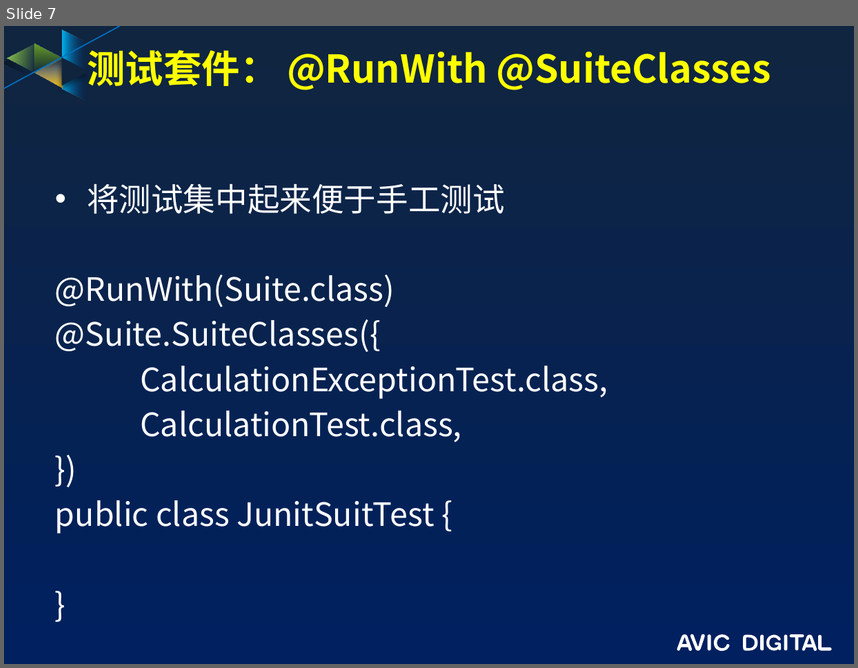
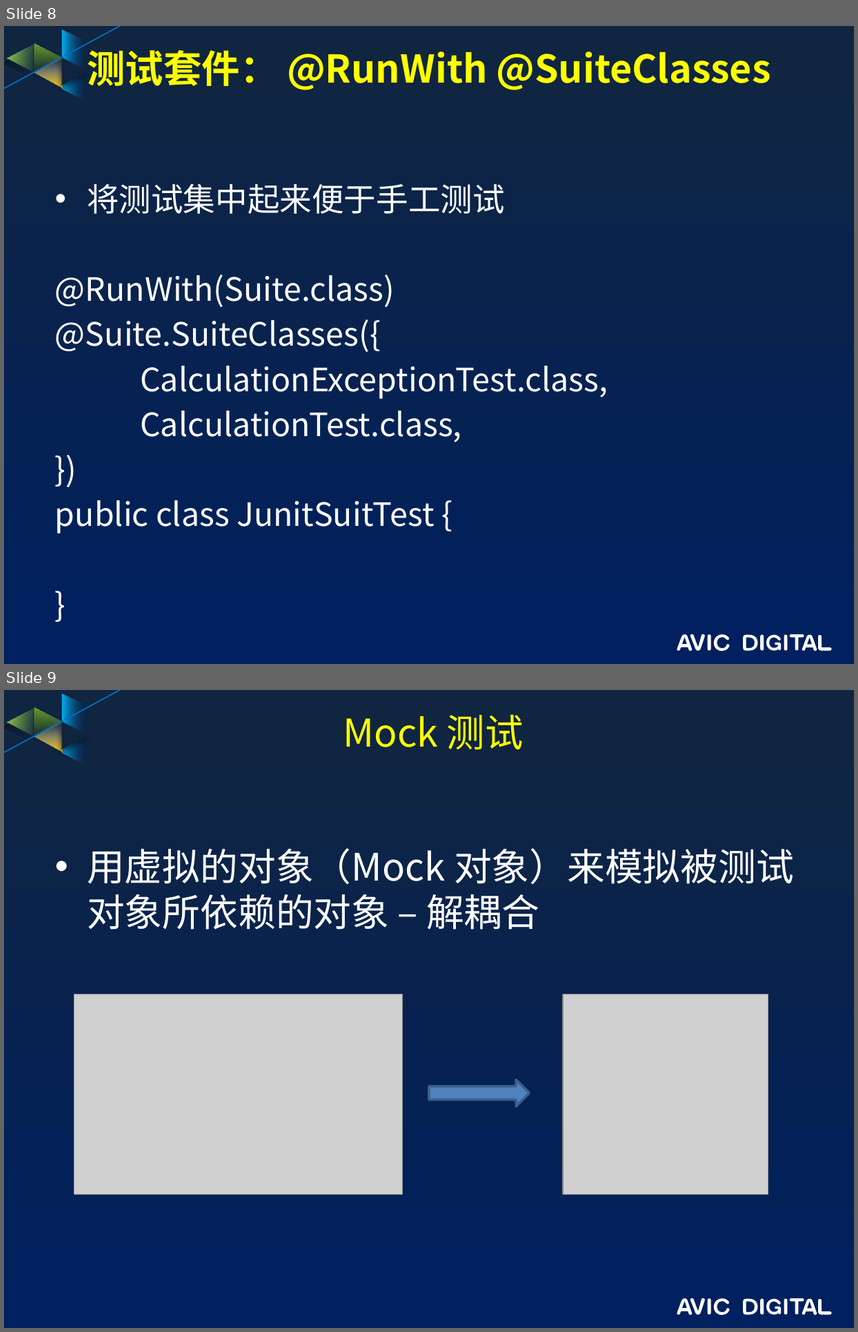
Before and after one commit to guofengzh/java-way, a slide deck: maven/docs/JUnit培训.pptx. Shown one above the other, each under a label of ours: slide 7 before the commit, slides 8 and 9 after it. The pictures are 858x668 and 858x1332 pixels, drawn with LibreOffice and Linux fonts; fonts in the diff are those of the drawing; grey boxes stand for pictures; background and template pictures are left out. Boxes give left, top, right and bottom in pixels: in the first picture for what was removed or moved away, otherwise in the second. Text is boxed around its words. In the diff, an @@ line names an element or a change of style, - is before the commit and + after.

```diff
--- a/maven/docs/JUnit培训.pptx
+++ b/maven/docs/JUnit培训.pptx
@@ slide 9 added at [4, 690, 854, 1328], background gradient #10253F to #002060; not listed: 17 template elements that a slide beside it also shows @@
@@ title added at [343, 714, 524, 750], 32.4 pt, text #FFFF00 @@
+Mock 测试
@@ text added at [87, 848, 794, 929], 32 pt, text #FFFFFF @@
+• 用虚拟的对象（Mock 对象）来模拟被测试对象所依赖的对象 – 解耦合
@@ picture added at [74, 994, 403, 1193] @@
@@ picture added at [562, 994, 769, 1193] @@
@@ right arrow added at [429, 1079, 529, 1105], fill #4F81BD, outline #3A5F8C 2 pt @@
@@ what was slide 7 is now slide 8 @@
```
Also in this commit, not shown: 3 slides changed, 9 other slides added, 8 other files.
